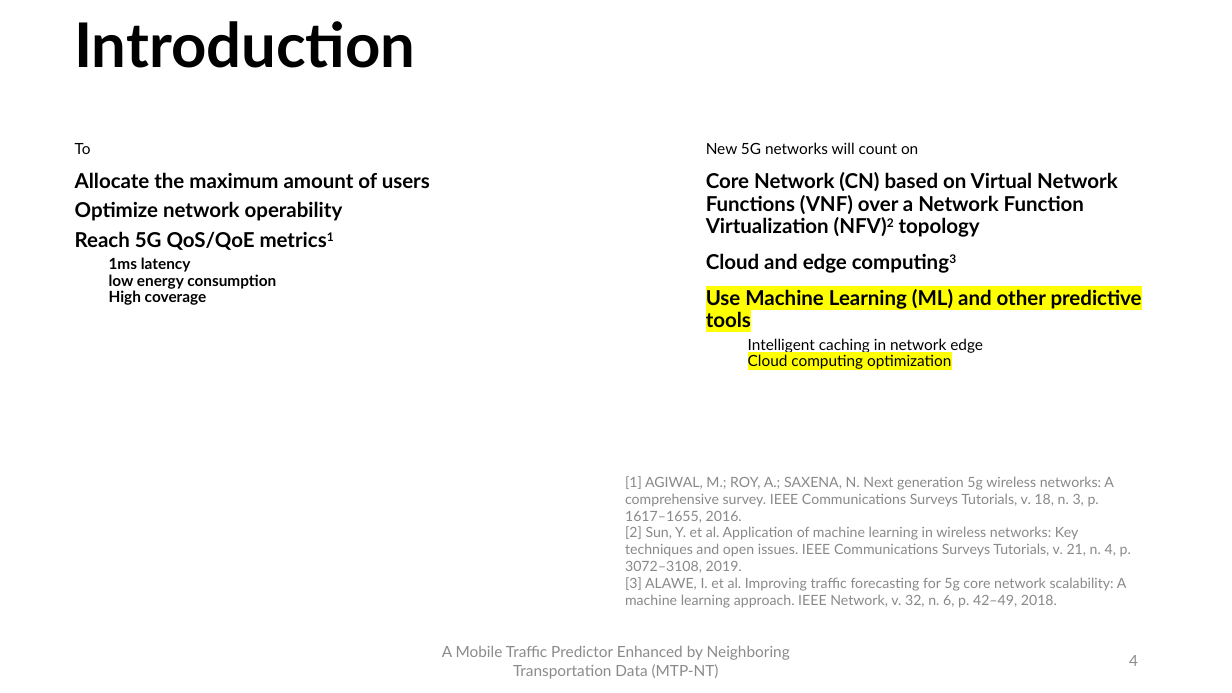
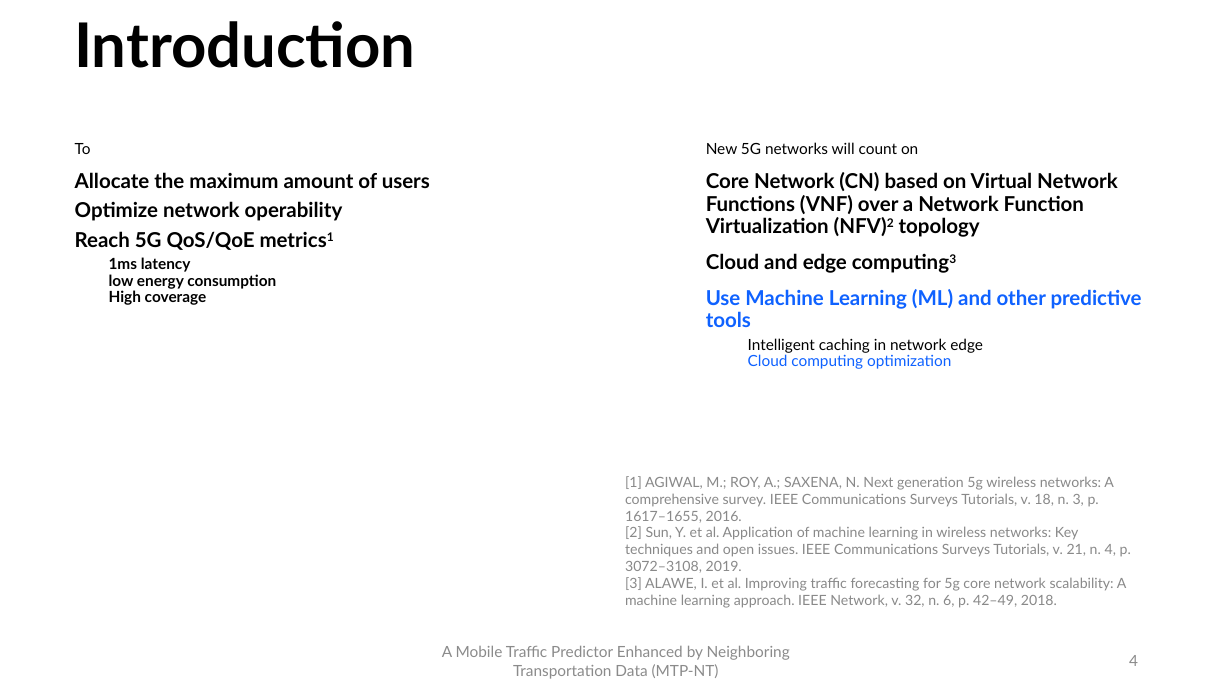
Before and after one commit to PatrickLdA/milan-telecom-analysis, a slide deck: slide 4 of defesa.pptx. Drawn at 1232x693 pixels with LibreOffice and Linux fonts; fonts in the diff are those of the drawing. Boxes give left, top, right and bottom in pixels: in the first picture for what was removed or moved away, otherwise in the second. Text is boxed around its words. In the diff, an @@ line names an element or a change of style, - is before the commit and + after.

```diff
--- a/defesa.pptx
+++ b/defesa.pptx
@@ text at box(706, 289, 1142, 327): text colour #000000 to #0F62FF, highlight #FFFF00 to none in "Use Machine Learning (ML) and other predictive ..." @@
@@ text at box(748, 354, 951, 369): text colour #000000 to #0F62FF, highlight #FFFF00 to none in "Cloud computing optimization" @@
```
Also in this commit, not shown: 7 other slides changed, 5 slides added.
